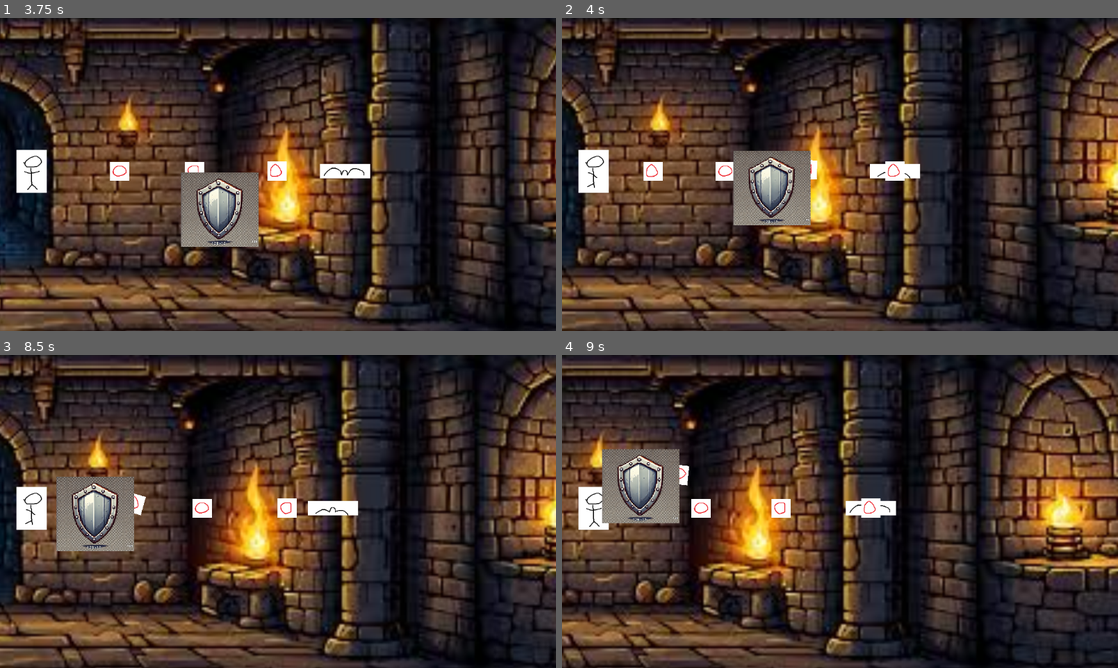
Above: before the commit, frames 1-4 (two rows, left to right).
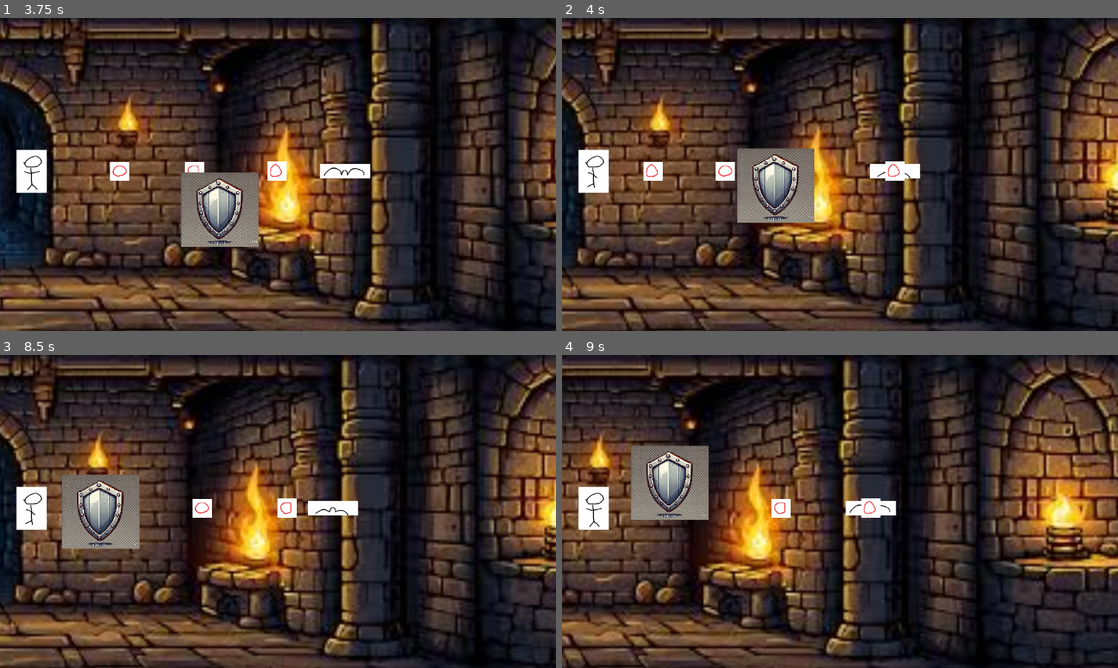
Above: after the commit, the same moments.

Repository: Cookie-Tin-Studios/Heroes-Shield
Game: Godot game, scene res://scenes/menu/main_menu.tscn
Same seed, same stepped clock (60 frames per second), same inputs: the game is played once before the commit and once after it.
Inputs:
- Up to frame 1 (3.75 s): click "New Game" at 0.5 s; hold Right (ui_right) 1.28-2.03 s; hold Down (ui_down) 2.03-2.78 s; hold Right (ui_right) 2.78-3.53 s; hold Up (ui_up) from 3.53 s (still down)
- Up to frame 2 (4 s): keep holding Up (ui_up)
- Up to frame 3 (8.5 s): release Up (ui_up) at 4.28 s; hold Left (ui_left) 4.28-5 s; click "New Game" at 5 s; hold Left (ui_left) 5.78-6.53 s; hold Down (ui_down) 6.53-7.28 s; hold Right (ui_right) 7.28-8.03 s; hold Up (ui_up) from 8.03 s (still down)
- Up to frame 4 (9 s): release Up (ui_up) at 8.78 s; hold Right (ui_right) from 8.78 s (still down)

Frame 1 is identical in both runs. In frame 2, 2.1% of the frame differs, in the area x 30-46%, y 41-67%; in frame 3, 2.3%; in frame 4, 4.2%, in the area x 7-27%, y 28-54%.

Commit message:
Make shield die when hit (#63)
* make shield die when hit

* Remove old script reference

Diff:
--- a/project.godot
+++ b/project.godot
@@ -27,6 +27,10 @@
 
 project/assembly_name="heroes shield"
 
+[global_group]
+
+projectiles=""
+
 [input]
 
 ui_up={
--- a/scenes/projectile.tscn
+++ b/scenes/projectile.tscn
@@ -25,7 +25,7 @@
 [sub_resource type="CircleShape2D" id="CircleShape2D_3b7u6"]
 radius = 50.04
 
-[node name="Projectile" type="RigidBody2D"]
+[node name="Projectile" type="RigidBody2D" groups=["projectiles"]]
 gravity_scale = 0.0
 contact_monitor = true
 max_contacts_reported = 1
--- a/scenes/shield.tscn
+++ b/scenes/shield.tscn
@@ -1,15 +1,18 @@
-[gd_scene load_steps=4 format=3 uid="uid://bumwv0mx5w6aq"]
+[gd_scene load_steps=5 format=3 uid="uid://bumwv0mx5w6aq"]
 
 [ext_resource type="Texture2D" uid="uid://dtumenqgkxig" path="res://assets/sprites/bad shield.webp" id="1_1ilqa"]
-[ext_resource type="Script" path="res://scripts/shield/movement.gd" id="2_vfa65"]
+[ext_resource type="Script" path="res://scripts/shield/shield_health.gd" id="1_xflaf"]
 
 [sub_resource type="CircleShape2D" id="CircleShape2D_3sjvr"]
 radius = 115.0
 
+[sub_resource type="CircleShape2D" id="CircleShape2D_ey6sh"]
+radius = 141.089
+
 [node name="Shield" type="CharacterBody2D"]
 z_index = 10
 position = Vector2(6, 0)
-script = ExtResource("2_vfa65")
+script = ExtResource("1_xflaf")
 
 [node name="Sprite2D" type="Sprite2D" parent="."]
 position = Vector2(-2, -1)
@@ -18,3 +21,11 @@
 
 [node name="CollisionShape2D" type="CollisionShape2D" parent="."]
 shape = SubResource("CircleShape2D_3sjvr")
+
+[node name="Area2D" type="Area2D" parent="."]
+
+[node name="CollisionShape2D" type="CollisionShape2D" parent="Area2D"]
+position = Vector2(-4, 3)
+shape = SubResource("CircleShape2D_ey6sh")
+
+[connection signal="body_entered" from="Area2D" to="." method="_on_area_2d_body_entered"]
--- a/scripts/menu/main_menu.gd
+++ b/scripts/menu/main_menu.gd
@@ -6,10 +6,6 @@
 func _ready() -> void:
 	version.text = "Your Mother v1.1"
 
-
-# Called every frame. 'delta' is the elapsed time since the previous frame.
-func _process(delta: float) -> void:
-	pass
 
 
 func _on_continue_pressed() -> void:
--- a/scripts/shield/movement.gd
+++ b/scripts/shield/shield_health.gd
@@ -1,4 +1,25 @@
 extends CharacterBody2D
+
+# Health variable
+@export var max_health: int = 3
+var current_health: int
+
+func _ready():
+	# Initialize health
+	current_health = max_health
+
+# Function to take damage
+func take_damage(amount: int):
+	current_health -= amount
+
+	if current_health <= 0:
+		die()
+
+# Function called when health reaches 0
+func die():
+	print("Character has died!")
+	queue_free()  # Remove the character from the scene
+
 
 # Speed of movement
 @export var speed: float = 400
@@ -35,3 +56,8 @@
 	# Clamp the character's position within the camera's visible area
 	position.x = clamp(position.x, camera_rect.position.x, camera_rect.position.x + camera_rect.size.x)
 	position.y = clamp(position.y, camera_rect.position.y, camera_rect.position.y + camera_rect.size.y)
+
+func _on_area_2d_body_entered(body: Node2D) -> void:
+	if body.is_in_group("projectiles"):  # Check if the body is in the 'projectiles' group
+		take_damage(1)  # Assume the projectile has a `damage` property
+		body.queue_free()  # Remove the projectile after collision
--- a/scripts/tick.gd
+++ b/scripts/tick.gd
@@ -4,7 +4,3 @@
 # Called when the node enters the scene tree for the first time.
 func _ready() -> void:
 	start()
-
-# Called every frame. 'delta' is the elapsed time since the previous frame.
-func _process(delta: float) -> void:
-	pass
Binary file added: assets/sprites/shield_health/empty_shield.png
Not shown, added: assets/sprites/shield_health/empty_shield.png.import
Binary file added: assets/sprites/shield_health/full_shield.png
Not shown, added: assets/sprites/shield_health/full_shield.png.import
Not shown, added: .DS_Store
Not shown, added: assets/.DS_Store
Not shown, added: assets/sprites/.DS_Store
Not shown, added: assets/sprites/shield_health/.DS_Store
